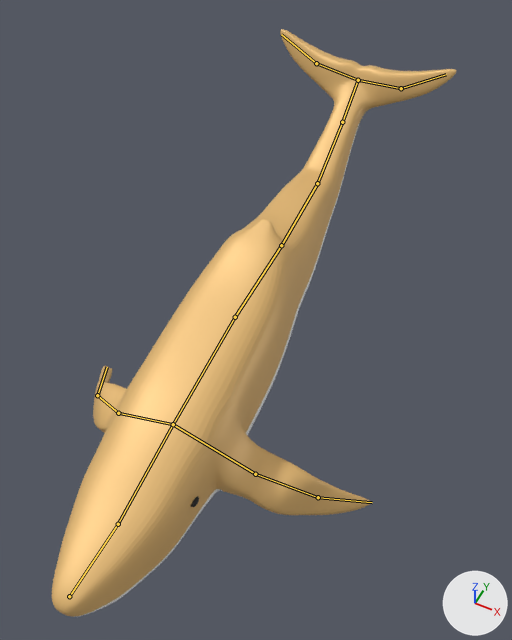
The FBX model Assets/3D_models/whale_adult_yellow.fbx: old version first, new version second.
The view is the same before and after, from a 50 mm lens placed at (3.31, -5.96, 8.06), pointed at (0.17, 0.32, 0.21). Lighting does not change. The marker at lower right points along +X, +Y and +Z. Both versions are drawn at frame 320 of the action 'Armature|ArmatureAction'; the numbers are the values there. The bones that bend it are drawn over the model as lines.
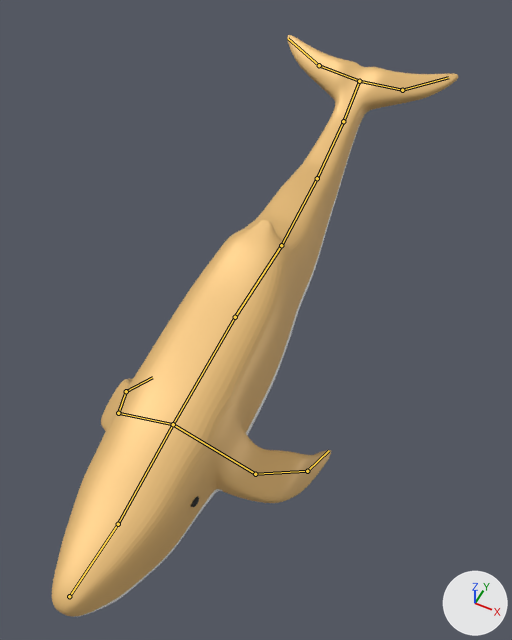
The change in detail:
Bone 'Bone.004' (bone_bone_004) turns from (24, 0, 0) to (29, 0, 0) degrees about its own x, y and z.
Bone 'Bone.005' (bone_bone_005) turns from (23, 0, 0) to (10, 0, 0) degrees about its own x, y and z.
Bone 'Bone.006' (bone_bone_006) turns from (5, 0, 0) to (8, 0, 0) degrees about its own x, y and z.
Bone 'Bone.007' (bone_bone_007) turns from (1, 21, 0) to (0, -7, 0) degrees about its own x, y and z.
Bone 'Bone.009' (bone_bone_009) turns from (3, -21, 0) to (-1, 7, 0) degrees about its own x, y and z.
Bone 'Bone.012' (bone_bone_012) turns from (-10, 9, -26) to (0, 0, 0) degrees about its own x, y and z.
Bone 'Bone.013' (bone_bone_013) turns from (1, -2, -13) to (0, 0, 0) degrees about its own x, y and z.
Bone 'Bone.015' (bone_bone_015) turns from (5, -13, 25) to (0, 0, 0) degrees about its own x, y and z.
Bone 'Bone.016' (bone_bone_016) turns from (1, -2, -13) to (0, 0, 0) degrees about its own x, y and z.

Changed parts and their boxes (x1, y1, x2, y2) in the pictures (512 x 640 px):
'Cube', posed: before (52, 29, 456, 617); after (52, 35, 458, 617)
bone 'Bone.004', root to tip: before (281, 245) to (317, 183); after (281, 245) to (317, 178)
bone 'Bone.005', root to tip: before (317, 183) to (342, 122); after (317, 178) to (343, 121)
bone 'Bone.006', root to tip: before (342, 122) to (358, 80); after (343, 121) to (359, 81)
bone 'Bone.007', root to tip: before (358, 80) to (401, 88); after (359, 81) to (402, 90)
bone 'Bone.009', root to tip: before (358, 80) to (316, 63); after (359, 81) to (319, 65)
bone 'Bone.012', root to tip: before (255, 474) to (318, 497); after (255, 474) to (307, 471)
bone 'Bone.013', root to tip: before (318, 497) to (372, 502); after (307, 471) to (329, 450)
bone 'Bone.015', root to tip: before (118, 413) to (97, 395); after (118, 413) to (126, 391)
bone 'Bone.016', root to tip: before (97, 395) to (107, 367); after (126, 391) to (152, 377)
